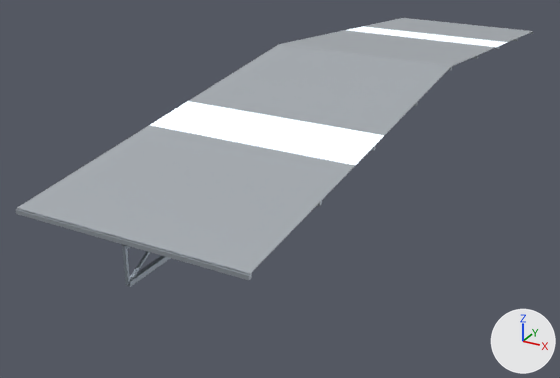
The glTF model assets/models/egr-line-v3/hall_roof_6m.glb as it was, and as the next commit left it.
Camera for both pictures: a 50 mm lens placed at (9.6, -22.9, 18.4), pointed at (-1.9, -2.0, 7.9). The axes (+X, +Y, +Z) are drawn at lower right. The lights are the same throughout. The first picture is the older version. Where no turn or scale is listed for an object, it has been applied to the vertices. Vertices at exactly the same position are counted once.

Names of what the first picture shows: 'Hall_Roof_6m_roof_sheet', 'Hall_Roof_6m_skylight', 'Hall_Roof_6m_steel_column', 'Hall_Roof_6m_steel_purlin'.
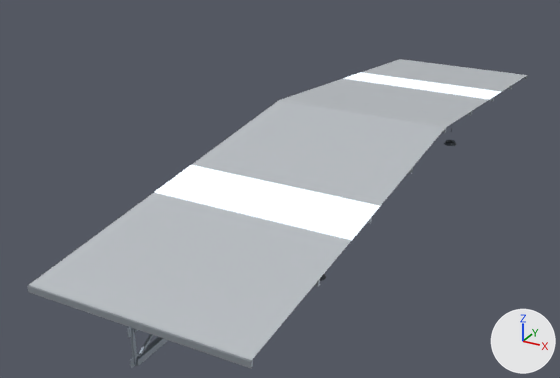
Changed parts and their boxes (x1, y1, x2, y2) in the pictures (560 x 378 px; the box of a moved part takes in the faces that stretch with it):
'Hall_Roof_6m_roof_liner', added: after (29, 59, 527, 360)
'Hall_Roof_6m_roof_sheet', deleted: before (17, 18, 533, 274)
'Hall_Roof_6m_skylight', moved: before (150, 26, 507, 166); after (155, 72, 501, 240)
'Hall_Roof_6m_steel_purlin', reshaped (22% taller): before (16, 32, 533, 280); after (27, 64, 528, 368)
'Hall_Roof_6m_steel_column', reshaped: before (122, 244, 170, 287); after (127, 326, 168, 368)
'Hall_Roof_6m_frame_dark', added: after (320, 140, 457, 281)
part 1 of me_mesh_0, moved or reshaped: before (126, 255, 170, 287); after (136, 337, 168, 366)
part 2 of me_mesh_0, deleted: before (122, 245, 150, 285)
part 3 of me_mesh_0, built on: after (127, 326, 153, 368)
part 4 of me_mesh_1, moved or reshaped: before (16, 209, 252, 280); after (27, 285, 253, 368)

The change, as a diff of the scene's bpy script:
```diff
--- a/assets/models/egr-line-v3/hall_roof_6m.glb.py
+++ b/assets/models/egr-line-v3/hall_roof_6m.glb.py
@@ mat_frame_dark @@
+mat_frame_dark = principled_material('frame_dark')
+mat_frame_dark.base_color = (0.0437, 0.0529, 0.0648)  # dark grey #3b4148
+mat_frame_dark.metallic = 0.5
+mat_frame_dark.roughness = 0.45
@@ mat_roof_liner @@
+mat_roof_liner = principled_material('roof_liner')
+mat_roof_liner.base_color = (0.584, 0.617, 0.651)  # light grey #c9ced3
+mat_roof_liner.metallic = 0.3
@@ me_mesh_0 @@
 # used by ob_hall_roof_6m_steel_column; location = (0.0, 0.0, 0.0)
-me_mesh_0.from_pydata(...)  # 224 vertices, 336 faces; spans x -0.1..0.1, y -12.0..12.0, z 9.9..12.2
+me_mesh_0.from_pydata(...)  # 432 vertices, 648 faces; spans x -0.1..0.1, y -12.1..12.1, z 7.9..10.2
+# me_mesh_0 part 1: the loose piece of 8 vertices spanning x -0.1..0.1, y -12.0..12.0, z 9.9..10.1 is moved by (0.0, 0.0, -2.0)
+# me_mesh_0 part 2: 10 loose pieces with 80 vertices, spanning x 0.0, y -12.0..-2.0, z 10.0..11.9, are deleted
+# me_mesh_0 part 3: 16 vertices removed from x 0.0, y -4.0..0.0, z 10.0..12.1; 192 vertices added at x 0.0, y -12.1..0.0, z 7.9..10.1
+# other edits to the shape of me_mesh_0 do not show in these pictures
 me_mesh_0.materials.append(mat_steel_column)
@@ me_mesh_1 @@
 # used by ob_hall_roof_6m_steel_purlin; location = (0.0, 0.0, 0.0)
-me_mesh_1.from_pydata(...)  # 72 vertices, 108 faces; spans x -3.0..3.0, y -12.1..12.1, z 10.9..12.2
+me_mesh_1.from_pydata(...)  # 104 vertices, 156 faces; spans x -3.0..3.0, y -12.0..12.0, z 8.9..10.3
+# me_mesh_1 part 4: the loose piece of 8 vertices spanning x -3.0..3.0, y -12.1..-11.9, z 10.9..11.1 is moved by (0.0, 0.0, -2.0)
+# other edits to the shape of me_mesh_1 do not show in these pictures
 me_mesh_1.materials.append(mat_steel_purlin)
@@ me_mesh_3 @@
 # used by ob_hall_roof_6m_skylight; location = (0.0, 0.0, 0.0)
-me_mesh_3.from_pydata(...)  # 16 vertices, 24 faces; spans x -3.0..3.0, y -7.2..7.2, z 11.54..11.74
+me_mesh_3.from_pydata(...)  # 16 vertices, 24 faces; spans x -3.0..3.0, y -7.2..7.2, z 9.58..9.78
+# me_mesh_3 part 5: the whole mesh is moved by (0.0, 0.0, -1.96)
 me_mesh_3.materials.append(mat_skylight)
@@ me_mesh_5 @@
+me_mesh_5.from_pydata(...)  # 100 vertices, 192 faces; spans x 1.25..1.75, y -6.25..6.25, z 7.54..7.66
+me_mesh_5.materials.append(mat_frame_dark)  # dark grey #3b4148
@@ me_mesh_2_1 @@
+me_mesh_2_1.from_pydata([(-3.0, 5.4, 9.8), (-3.0, 0.0, 10.3), (3.0, 5.4, 9.8), (3.0, 0.0, 10.3), (-3.0, 12.0, 9.1), (-3.0, 7.2, 9.6), (3.0, 12.0, 9.1), (3.0, 7.2, 9.6), (-3.0, 0.0, 10.3), (-3.0, -5.4, 9.8), (3.0, 0.0, 10.3), (3.0, -5.4, 9.8), (-3.0, -7.2, 9.6), (-3.0, -12.0, 9.1), (3.0, -7.2, 9.6), (3.0, -12.0, 9.1)], [], [(0, 1, 2), (1, 3, 2), (4, 5, 6), (5, 7, 6), (8, 9, 10), (9, 11, 10), (12, 13, 14), (13, 15, 14)])
+me_mesh_2_1.materials.append(mat_roof_liner)  # light grey #c9ced3
@@ ob_hall_roof_6m_roof_sheet @@
-ob_hall_roof_6m_roof_sheet = bpy.data.objects.new('Hall_Roof_6m_roof_sheet', me_mesh_2)
-ob_hall_roof_6m_roof_sheet.location = (0.0, 0.0, 0.0)
@@ ob_hall_roof_6m_frame_dark @@
+ob_hall_roof_6m_frame_dark = bpy.data.objects.new('Hall_Roof_6m_frame_dark', me_mesh_5)
+ob_hall_roof_6m_frame_dark.location = (0.0, 0.0, 0.0)
@@ ob_hall_roof_6m_roof_liner @@
+ob_hall_roof_6m_roof_liner = bpy.data.objects.new('Hall_Roof_6m_roof_liner', me_mesh_2_1)
+ob_hall_roof_6m_roof_liner.location = (0.0, 0.0, 0.0)
```
